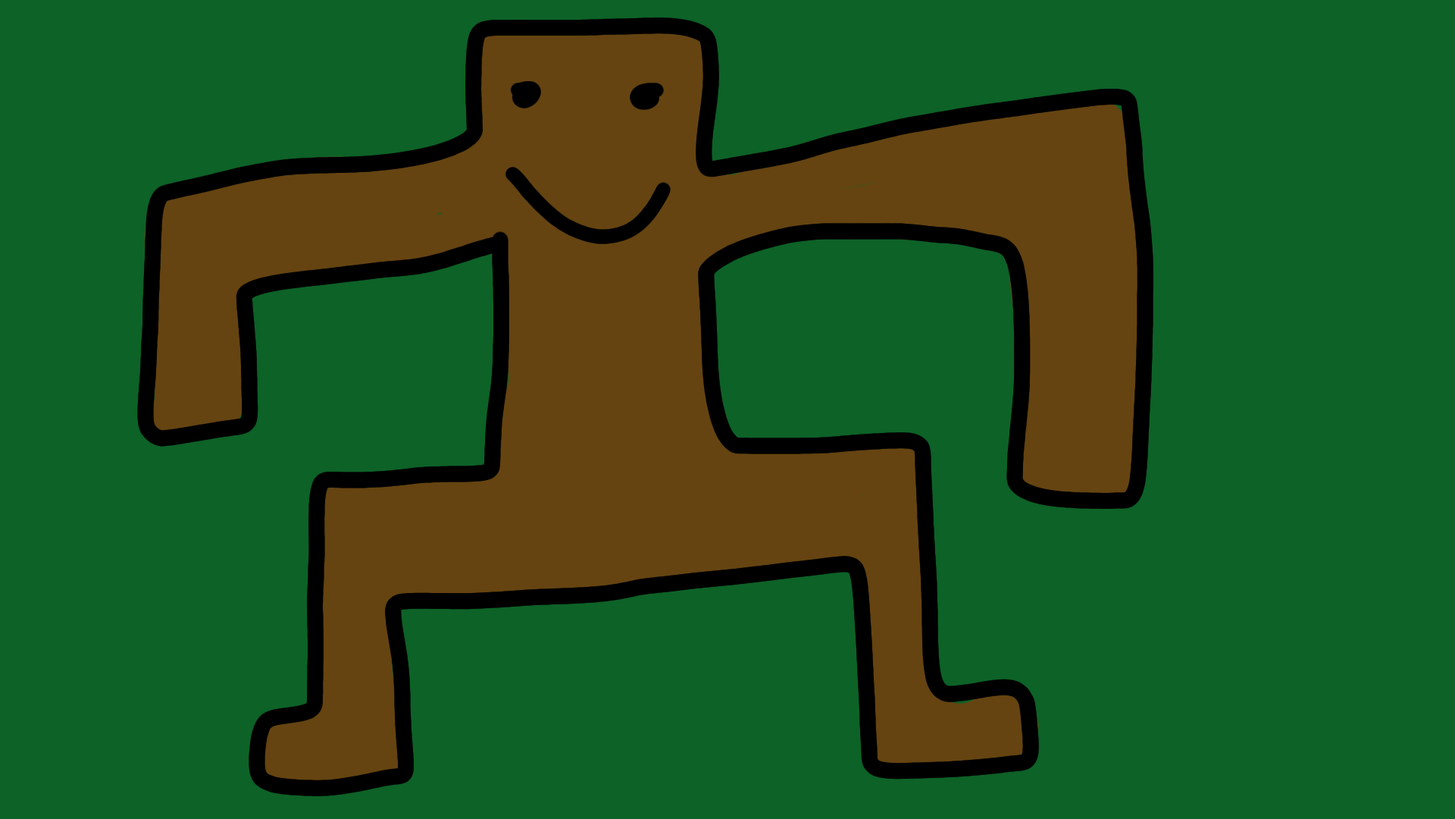
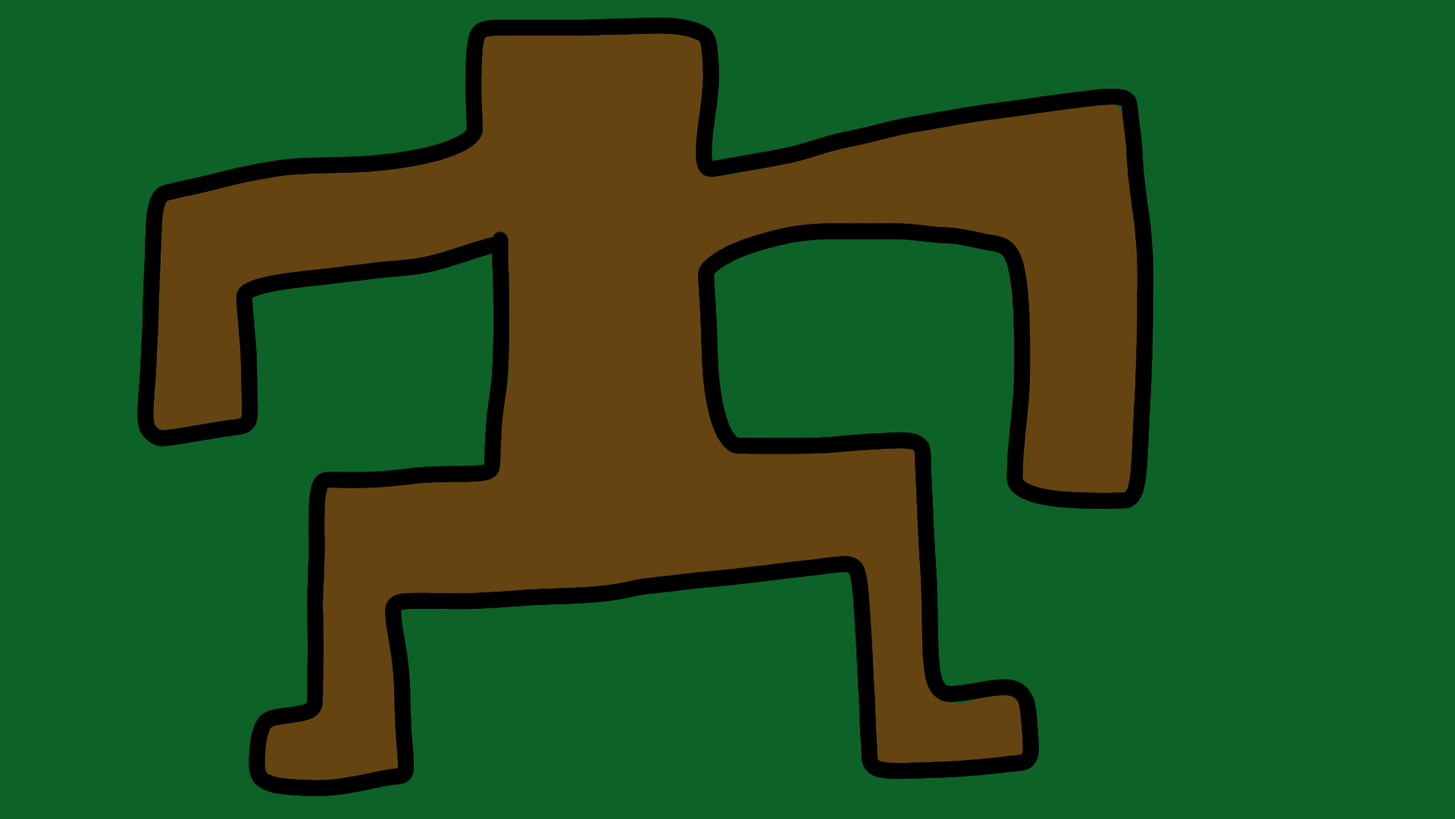
The second 1455 × 819 image is a revision of the first. Changes to its layers:
hid "happy" over [505, 81, 671, 245]
